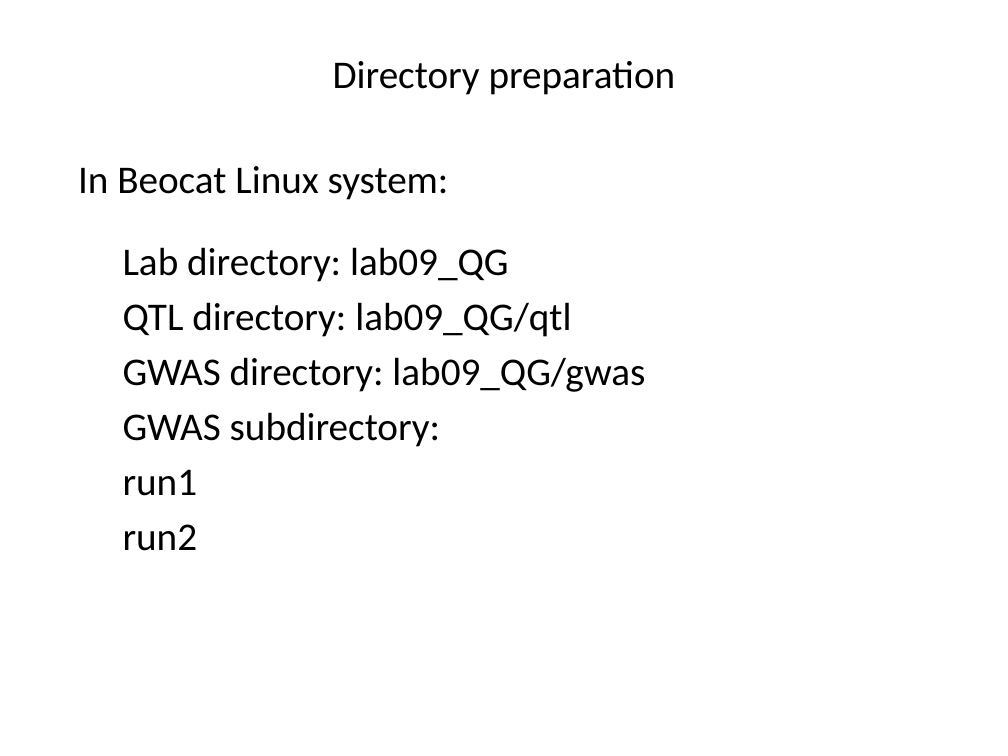
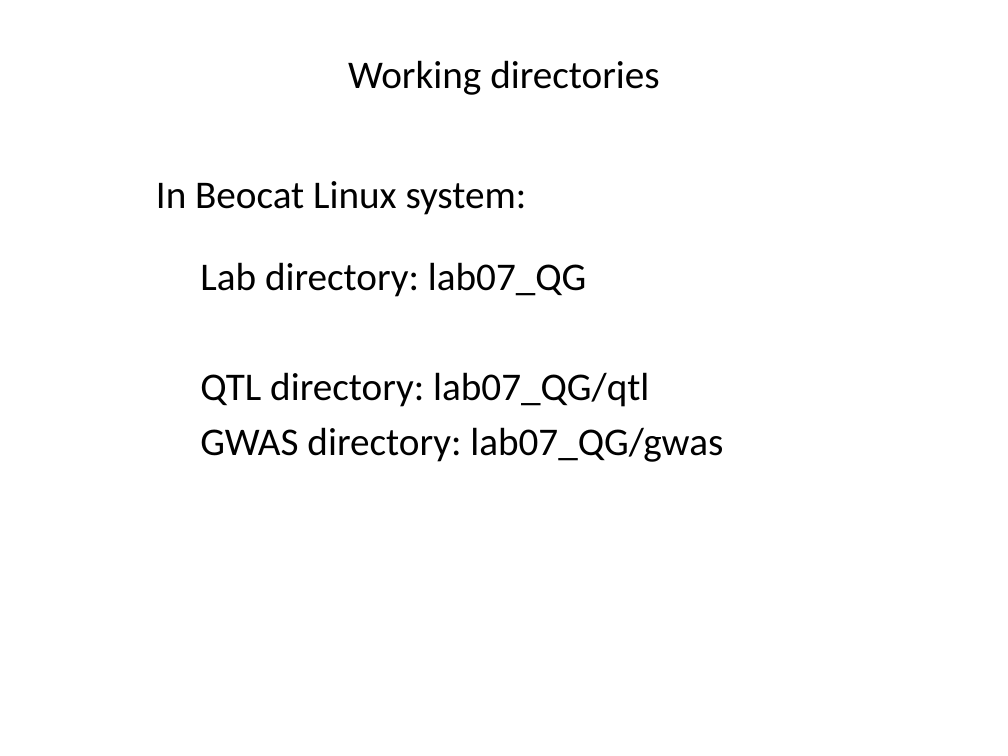
Before and after one commit to liu3zhenlab/teaching, a slide deck: slide 4 of PLPTH813Bioinformatis/2023/labs/lab07_qtl_gwas.pptx. Drawn at 1008x756 pixels with LibreOffice and Linux fonts; fonts in the diff are those of the drawing. Boxes give left, top, right and bottom in pixels: in the first picture for what was removed or moved away, otherwise in the second. Text is boxed around its words. In the diff, an @@ line names an element or a change of style, - is before the commit and + after.

```diff
--- a/PLPTH813Bioinformatis/2023/labs/lab07_qtl_gwas.pptx
+++ b/PLPTH813Bioinformatis/2023/labs/lab07_qtl_gwas.pptx
@@ title at [348, 60, 659, 95]: text changed @@
-Directory preparation
+Working directories
@@ text "In Beocat Linux system:": place and size @@
-text "In Beocat Linux system:" at [78, 166, 449, 200]
+text "In Beocat Linux system:" at [156, 181, 527, 215]
@@ text at [200, 262, 723, 462]: text changed @@
-Lab directory: lab09_QG
-QTL directory: lab09_QG/qtl
-GWAS directory: lab09_QG/gwas
-GWAS subdirectory:
-run1
-run2
+Lab directory: lab07_QG
+QTL directory: lab07_QG/qtl
+GWAS directory: lab07_QG/gwas
```
Also in this commit, not shown: 7 other slides changed, 3 slides added, 2 slides removed, 1 other file.
